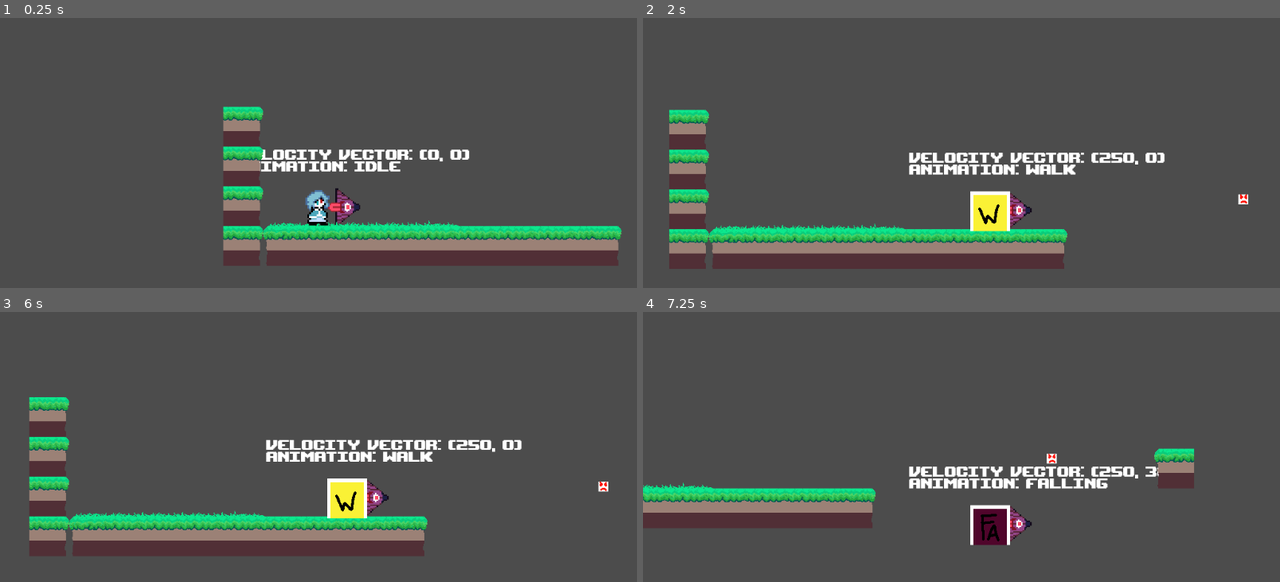
Above: before the commit, frames 1-4 (two rows, left to right).
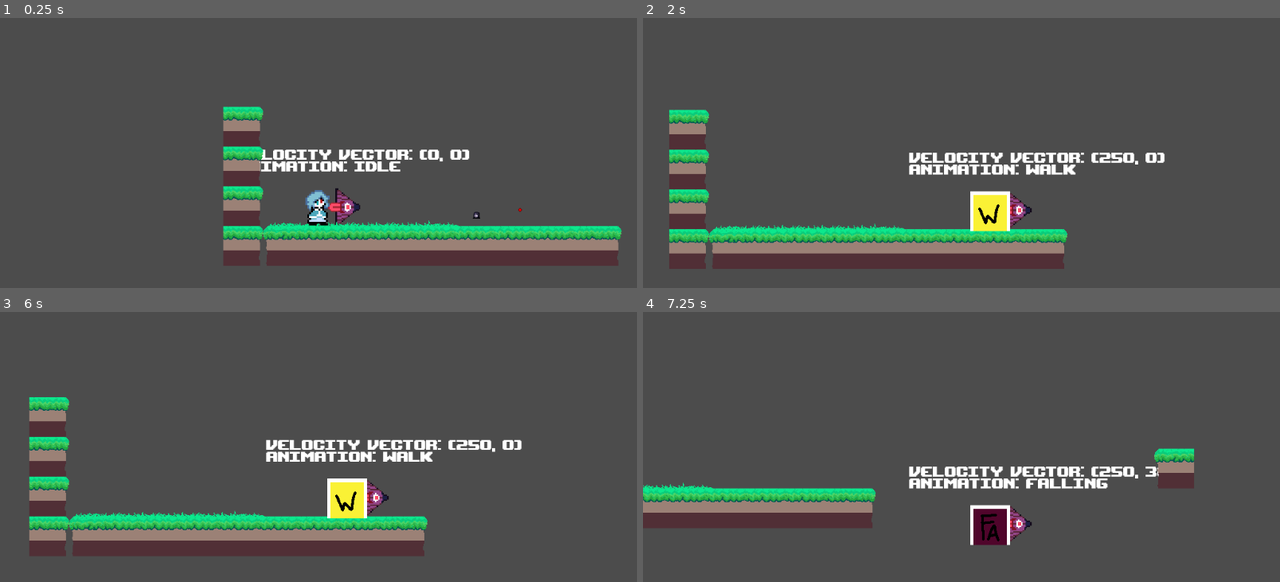
Above: after the commit, the same moments.

Repository: SiofraScript/umbrella_jam
Game: Godot game, scene res://scenes/TestWorld.tscn
The game is run twice, just before and just after one commit, with the same random seed, the same clock (stepped at 60 frames per second) and the same inputs.
Inputs:
- Up to frame 1 (0.25 s): no input
- Up to frame 2 (2 s): hold Right (right) from 0.53 s (still down); tap Up (jump) at 0.77, 1.52 s
- Up to frame 3 (6 s): release Right (right) at 2.03 s; hold Left (left) 2.03-4.28 s; tap Up (jump) at 3.02, 3.77, 4.52 s; hold Right (right) from 4.28 s (still down)
- Up to frame 4 (7.25 s): keep holding Right (right); tap Up (jump) at 6.02, 6.77 s

The runs differ from the first frame. In frame 1, less than 0.1% of the frame differs, in the area x 74-82%, y 70-75%; in frame 2, less than 0.1%, in the area x 93-95%, y 65-70%; in frame 3, less than 0.1%; in frame 4, less than 0.1%.

Commit message:
Added a basic bullet type and enemy that shoots forward. Sprites are placeholders.

Diff:
--- /dev/null
+++ b/scenes/Bullet.tscn
@@ -0,0 +1,22 @@
+[gd_scene load_steps=4 format=2]
+
+[ext_resource path="res://imgs/enemy_sprites/bullet.png" type="Texture" id=1]
+[ext_resource path="res://scripts/bullet.gd" type="Script" id=2]
+
+[sub_resource type="RectangleShape2D" id=1]
+extents = Vector2( 2, 2 )
+
+[node name="bullet" type="Area2D"]
+modulate = Color( 1, 0, 0, 1 )
+collision_layer = 2
+collision_mask = 5
+script = ExtResource( 2 )
+
+[node name="CollisionShape2D" type="CollisionShape2D" parent="."]
+shape = SubResource( 1 )
+
+[node name="Sprite" type="Sprite" parent="."]
+texture = ExtResource( 1 )
+
+[connection signal="area_entered" from="." to="." method="_on_bullet_area_entered"]
+[connection signal="body_entered" from="." to="." method="_on_bullet_body_entered"]
--- /dev/null
+++ b/scenes/ForwardShootEnemy.tscn
@@ -0,0 +1,11 @@
+[gd_scene load_steps=4 format=2]
+
+[ext_resource path="res://scenes/Enemy.tscn" type="PackedScene" id=1]
+[ext_resource path="res://scripts/ForwardShootEnemy.gd" type="Script" id=2]
+[ext_resource path="res://imgs/enemy_sprites/placeholder_enemy.png" type="Texture" id=3]
+
+[node name="ForwardShootEnemy" instance=ExtResource( 1 )]
+script = ExtResource( 2 )
+
+[node name="Sprite" type="Sprite" parent="." index="3"]
+texture = ExtResource( 3 )
--- a/scenes/Hurtbox.tscn
+++ b/scenes/Hurtbox.tscn
@@ -13,4 +13,5 @@
 shape = SubResource( 1 )
 
 [node name="Sprite" type="Sprite" parent="."]
+visible = false
 texture = ExtResource( 1 )
--- a/scenes/TestWorld.tscn
+++ b/scenes/TestWorld.tscn
@@ -8,6 +8,8 @@
 [ext_resource path="res://scripts/Label2.gd" type="Script" id=5]
 [ext_resource path="res://scenes/Enemy.tscn" type="PackedScene" id=8]
 [ext_resource path="res://scenes/PauseControl.tscn" type="PackedScene" id=9]
+[ext_resource path="res://scenes/Bullet.tscn" type="PackedScene" id=10]
+[ext_resource path="res://scenes/ForwardShootEnemy.tscn" type="PackedScene" id=11]
 
 [sub_resource type="DynamicFont" id=2]
 size = 32
@@ -172,3 +174,12 @@
 
 [node name="PauseControl" parent="." instance=ExtResource( 9 )]
 pause_mode = 2
+
+[node name="Enemy2" parent="." instance=ExtResource( 11 )]
+position = Vector2( 727, 431 )
+scale = Vector2( -1, 1 )
+bullet_velocity = Vector2( -5, 0 )
+
+[node name="bullet" parent="." instance=ExtResource( 10 )]
+position = Vector2( 872, 422 )
+velocity = Vector2( -5, 0 )
--- a/scripts/Enemy.gd
+++ b/scripts/Enemy.gd
@@ -4,19 +4,22 @@
 # Declare member variables here. Examples:
 # var a = 2
 # var b = "text"
-
+var bullets = {"default" : preload("res://scenes/Bullet.tscn")}
 
 # Called when the node enters the scene tree for the first time.
 func _ready():
 	pass # Replace with function body.
-
 
 # Called every frame. 'delta' is the elapsed time since the previous frame.
 #func _process(delta):
 #	pass
 
 func die():
+	# todo: spawn death animation object here
 	queue_free()
+
+
+
 
 func _on_hitbox_area_entered(area):
 	die()
--- /dev/null
+++ b/scripts/ForwardShootEnemy.gd
@@ -0,0 +1,28 @@
+extends "res://scripts/Enemy.gd"
+
+
+# Declare member variables here. Examples:
+# var a = 2
+export var fire_interval = 120
+export var initial_timer = 0
+export var bullet_type = "default"
+export var bullet_scale = 1
+export var bullet_velocity = Vector2.ZERO
+var timer = 0
+
+# Called when the node enters the scene tree for the first time.
+func _ready():
+	timer = initial_timer
+
+func fire_bullet(bullet_type):
+	var _bullet = bullets[bullet_type].instance()
+	_bullet.global_position = position
+	_bullet.velocity =  bullet_velocity
+	_bullet.scale = Vector2.ONE*bullet_scale
+	get_tree().get_current_scene().add_child(_bullet)
+
+func _physics_process(_delta):
+	timer = timer + 1
+	if timer >= fire_interval:
+		timer = 0
+		fire_bullet(bullet_type)
--- /dev/null
+++ b/scripts/bullet.gd
@@ -0,0 +1,20 @@
+extends Area2D
+
+
+export var velocity = Vector2.ZERO
+
+func _ready():
+	pass
+
+func _physics_process(_delta):
+	position = position + velocity
+
+
+func _on_bullet_body_entered(body):
+	# we collided with the player or the stage
+	queue_free()
+
+
+func _on_bullet_area_entered(area):
+	# we collided with the player's umbrella, most likely.
+	queue_free()
Binary file added: imgs/enemy_sprites/bullet.png
Binary file added: imgs/enemy_sprites/placeholder_enemy.png
Not shown: 1 places in scenes/TestWorld.tscn that only renumber resources
Not shown, changed: .gitignore
